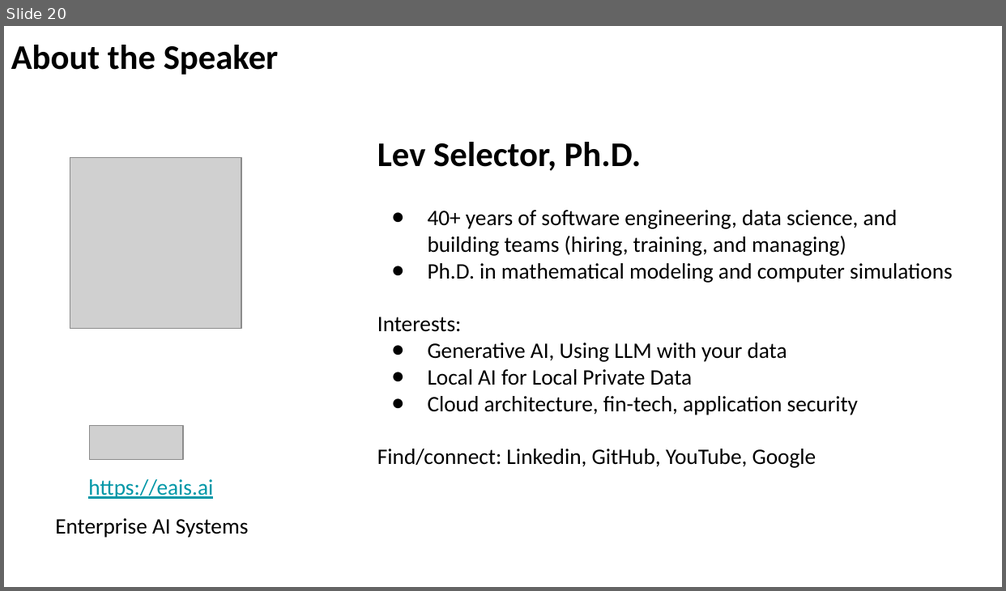
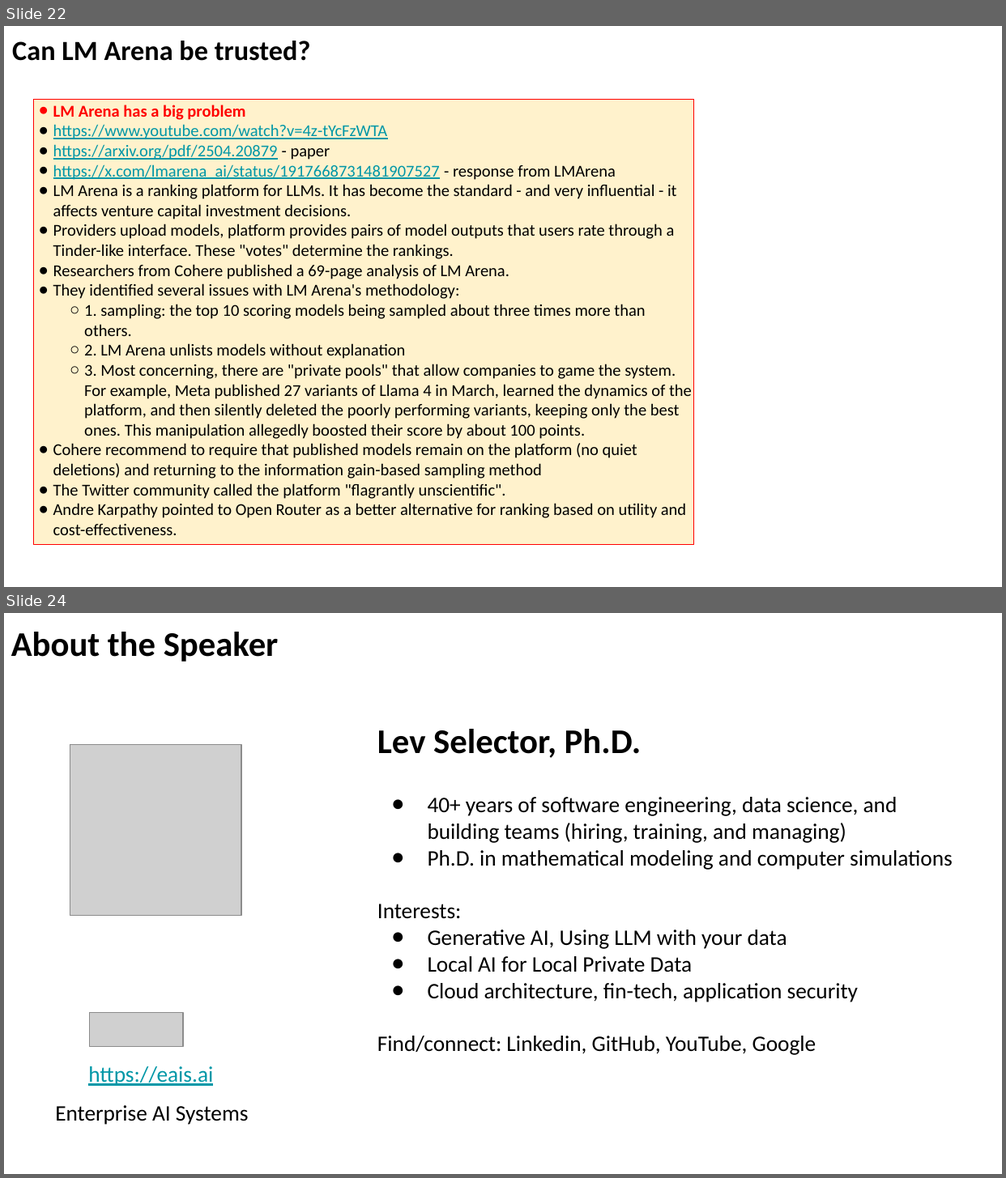
Before and after one commit to lselector/seminar, a slide deck: 2025/2025-05-02-AI-Updates.pptx. Shown one above the other, each under a label of ours: slide 20 before the commit, slides 22 and 24 after it; the slides between them are not shown. The pictures are 1006x591 and 1006x1178 pixels, drawn with LibreOffice and Linux fonts; fonts in the diff are those of the drawing; grey boxes stand for pictures. Boxes give left, top, right and bottom in pixels: in the first picture for what was removed or moved away, otherwise in the second. Text is boxed around its words. In the diff, an @@ line names an element or a change of style, - is before the commit and + after.

```diff
--- a/2025/2025-05-02-AI-Updates.pptx
+++ b/2025/2025-05-02-AI-Updates.pptx
@@ slide 22 added at [4,26,1002,587], background #FFFFFF @@
@@ text added at [12,41,311,61], 20 pt, text #000000, bold @@
+Can LM Arena be trusted?
@@ rectangle added at [34,99,695,544], fill #FFF2CC, outline #FF0000 0.75 pt, 12 pt, text #000000 @@
+● LM Arena has a big problem
+● https://www.youtube.com/watch?v=4z-tYcFzWTA
+● https://arxiv.org/pdf/2504.20879 - paper
+● https://x.com/lmarena_ai/status/1917668731481907527 - response from LMArena
+● LM Arena is a ranking platform for LLMs. It has become the standard - and very influential - it affects venture capital investment decisions.
+● Providers upload models, platform provides pairs of model outputs that users rate through a Tinder-like interface. These "votes" determine the rankings.
+● Researchers from Cohere published a 69-page analysis of LM Arena.
+● They identified several issues with LM Arena's methodology:
+  ○ 1. sampling: the top 10 scoring models being sampled about three times more than others.
+  ○ 2. LM Arena unlists models without explanation
+  ○ 3. Most concerning, there are "private pools" that allow companies to game the system. For example, Meta published 27 variants of Llama 4 in March, learned the dynamics of the platform, and then silently deleted the poorly performing variants, keeping only the best ones. This manipulation allegedly boosted their score by about 100 points.
+● Cohere recommend to require that published models remain on the platform (no quiet deletions) and returning to the information gain-based sampling method
+● The Twitter community called the platform "flagrantly unscientific".
+● Andre Karpathy pointed to Open Router as a better alternative for ranking based on utility and cost-effectiveness.
@@ what was slide 20 is now slide 24 @@
```
Also in this commit, not shown: 7 slides changed, 3 other slides added.
